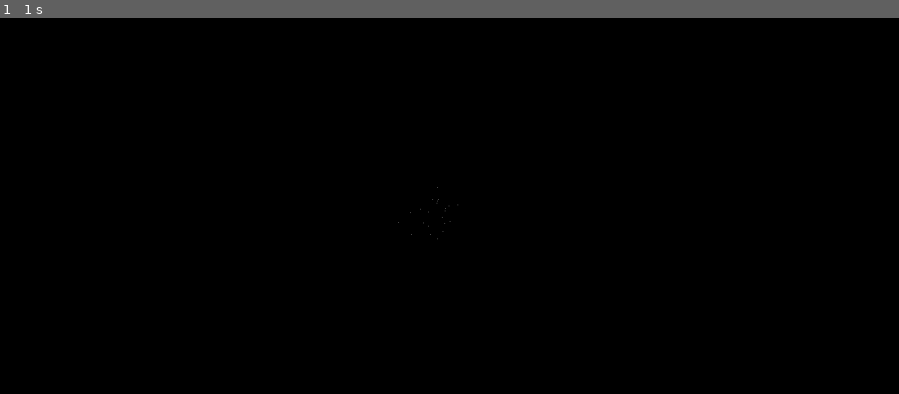
Above: before the commit, frame 1.
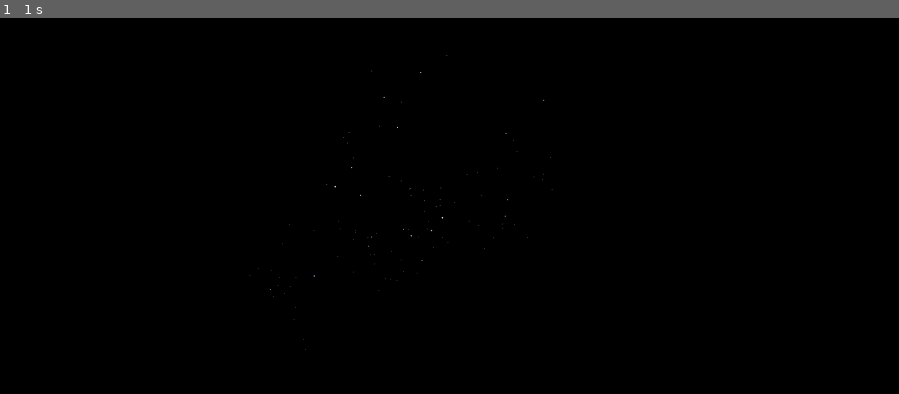
Above: after the commit, the same moment.

Repository: MattiaPiola/Nature-of-Code-Exercises
Game: pygame game, started from 1 - Vectors/noc_1_1- Starry sky - Random Walker with vectors.py
The game is run twice, just before and just after one commit, with the same random seed, the same clock (stepped at 60 frames per second) and the same inputs.
Inputs:
- Up to frame 1 (1 s): no input

The runs differ from the first frame. In frame 1, less than 0.1% of the frame differs, in the area x 27-62%, y 9-89%.

Commit message:
Some tweaks and fixes.

Diff:
--- a/1 - Vectors/noc_1_1- Starry sky - Random Walker with vectors.py
+++ b/1 - Vectors/noc_1_1- Starry sky - Random Walker with vectors.py
@@ -9,18 +9,19 @@
 
 class Walker():
 
-    def __init__(self):
+    def __init__(self, color):
         self.pos = np.array([display.get_width()/2, display.get_height()/2])
-        self.speed = 70
+        self.speed = 120
         self.velocity = np.zeros(2)
+        self.color = color
 
     def draw(self):
-        pygame.draw.circle(display,(255,255,255),(self.pos.astype("int")), self.get_size())
+        pygame.draw.circle(display,self.color,(self.pos.astype("int")), self.get_size())
 
     def get_size(self):
-        size = np.random.random_integers(0,2)
+        size = np.random.random_integers(0,4)
         p = size
-        rand = np.random.random_integers(0,2)
+        rand = np.random.random_integers(0,4)
         if rand > p:
             return size
         else:
@@ -34,9 +35,16 @@
         if self.pos[0] < 0 or self.pos[0] > display.get_width() or self.pos[1] < 0 or self.pos[1] > display.get_height():
             self.pos = np.random.random_integers(0, display.get_width(), 2)
 
-walk = Walker()
+walkers =[]
+walk1 = Walker((195,170,130))
+walk2 = Walker((205,180,255))
+walk3 = Walker((255,255,255))
+walk4 = Walker((150,150,255))
+walkers.append(walk1)
+walkers.append(walk2)
+walkers.append(walk3)
+walkers.append(walk4)
 
-walk.draw()
 
 
 while still_on:
@@ -47,8 +55,9 @@
         if event.type == pygame.MOUSEBUTTONUP:
             pygame.image.save(display, "randomwalker_8way.png")
 
-    walk.check_boundaries()
-    walk.step()
-    walk.draw()
+    for walk in walkers:
+        walk.check_boundaries()
+        walk.step()
+        walk.draw()
     clock.tick(30)
     pygame.display.update()
--- a/2 - Forces/noc_2_3 - bouncing ball with gravity and friction.py
+++ b/2 - Forces/noc_2_3 - bouncing ball with gravity and friction.py
@@ -65,7 +65,7 @@
         if event.type == pygame.QUIT:
             still_on = False
         if event.type == pygame.MOUSEBUTTONUP:
-            ball = Ball(x = pygame.mouse.get_pos()[0], y = pygame.mouse.get_pos()[1], mass = randint(2,60),
+            ball = Ball(x = pygame.mouse.get_pos()[0], y = pygame.mouse.get_pos()[1], mass = randint(2,40),
                         velocity=[randint(1,10),0])
             balls.append(ball)
             # pygame.image.save(display, "screenshot.png")
@@ -82,11 +82,11 @@
                 friction_dir = np.divide(ball.velocity, np.linalg.norm(ball.velocity))
                 friction = friction_dir * friction_mag
                 ball.apply_force(friction)
-                print(np.linalg.norm(ball.velocity))
+
 
         ball.draw()
         ball.apply_force(gravity*ball.mass)
 
 
-    # clock.tick(60)
+    clock.tick(60)
     pygame.display.update()
